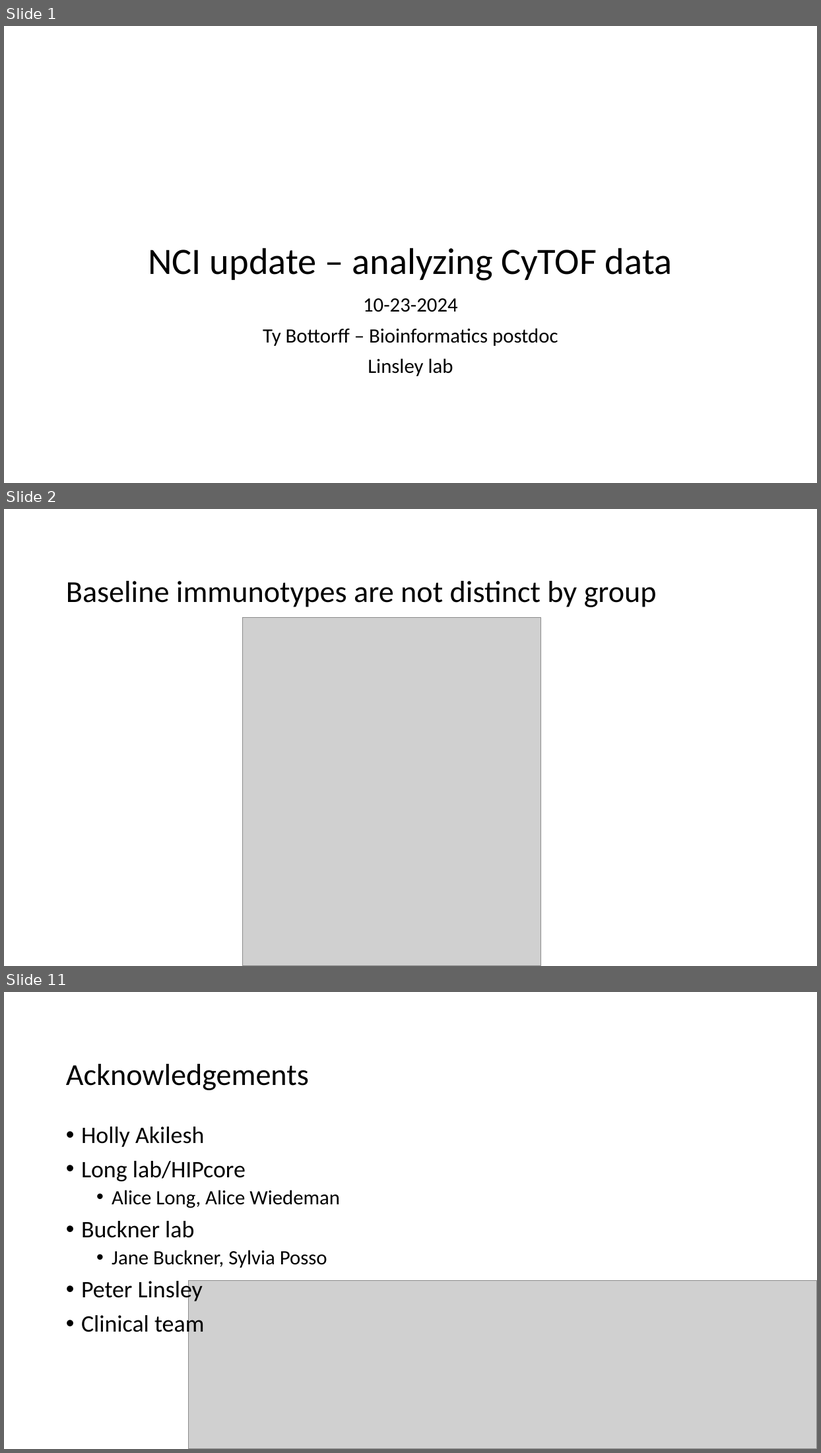
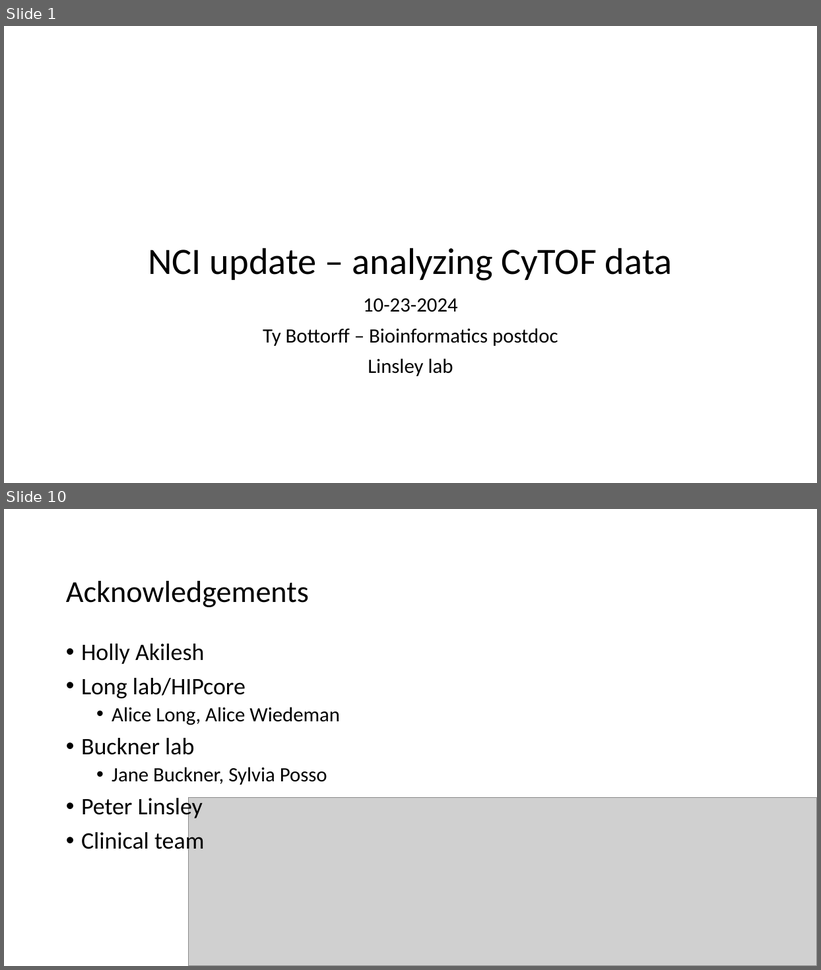
Before and after one commit to tybottorff/bottorffdocs, a slide deck: presentations/NCI_talks/2024_10_23.pptx. Shown one above the other, each under a label of ours: slides 1, 2 and 11 before the commit, slides 1 and 10 after it; the slides between them are not shown. The pictures are 821x1453 and 821x970 pixels, drawn with LibreOffice and Linux fonts; fonts in the diff are those of the drawing; grey boxes stand for pictures. Boxes give left, top, right and bottom in pixels: in the first picture for what was removed or moved away, otherwise in the second. Text is boxed around its words. In the diff, an @@ line names an element or a change of style, - is before the commit and + after.

```diff
--- a/presentations/NCI_talks/2024_10_23.pptx
+++ b/presentations/NCI_talks/2024_10_23.pptx
@@ slide 2 removed at box(4, 509, 817, 966), background #FFFFFF @@
@@ title removed at box(66, 581, 657, 607) @@
-Baseline immunotypes are not distinct by group
@@ picture removed at box(242, 618, 541, 966) @@
@@ what was slide 11 is now slide 10 @@
```
Also in this commit, not shown: 6 slides changed, 2 slides added, 3 other slides removed.
